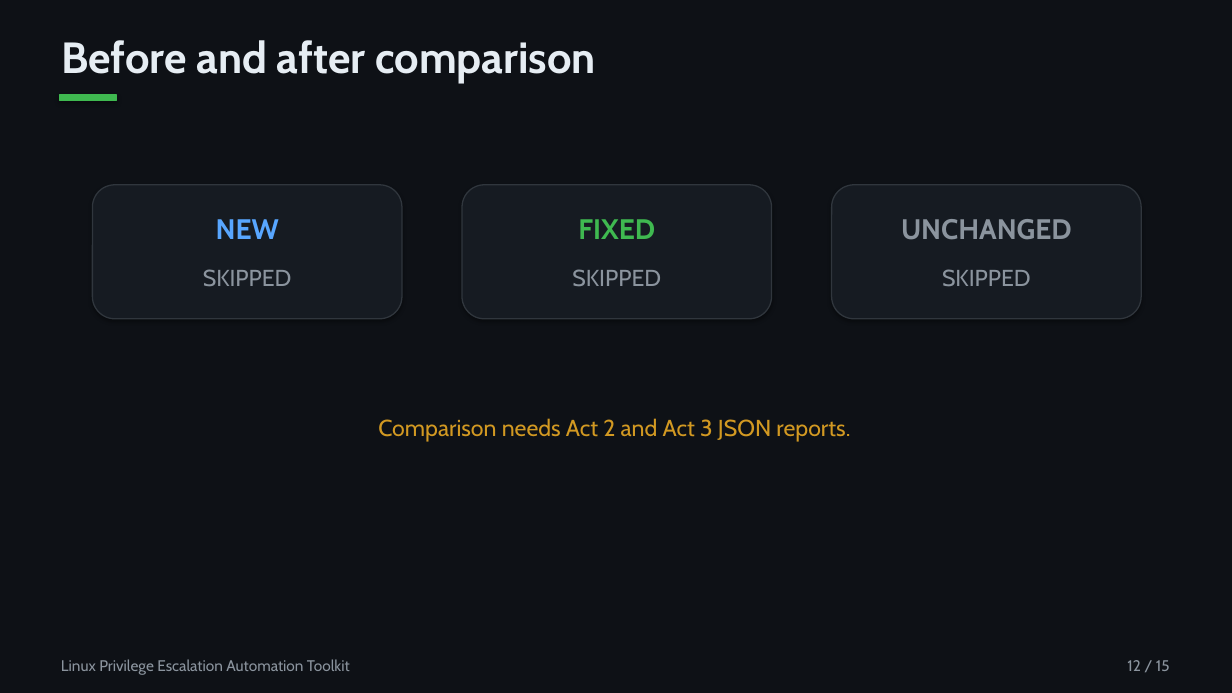
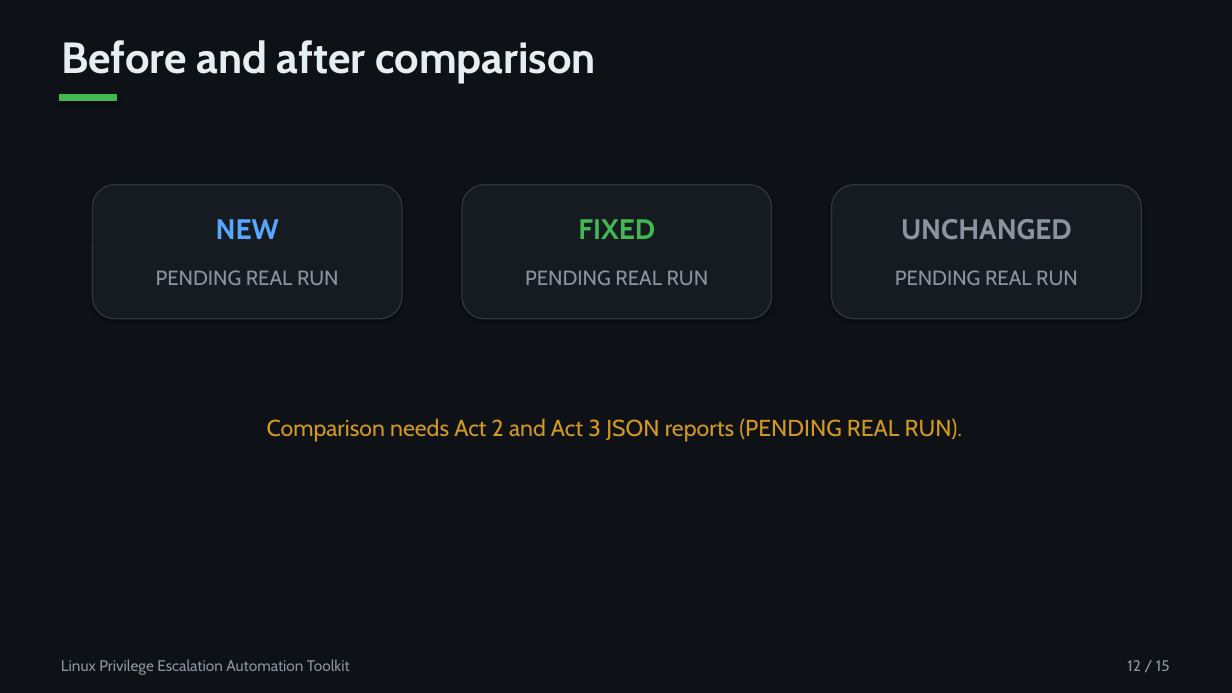
Before and after one commit to Vecesta-co/linux-privesc-toolkit, a slide deck: slide 12 of docs/Final_Presentation.pptx. Drawn at 1232x693 pixels with LibreOffice and Linux fonts; fonts in the diff are those of the drawing. Boxes give left, top, right and bottom in pixels: in the first picture for what was removed or moved away, otherwise in the second. Text is boxed around its words. In the diff, an @@ line names an element or a change of style, - is before the commit and + after.

```diff
--- a/docs/Final_Presentation.pptx
+++ b/docs/Final_Presentation.pptx
@@ text at box(156, 270, 339, 285): text changed; size 18 to 16 pt @@
-SKIPPED
+PENDING REAL RUN
@@ text at box(525, 270, 709, 285): text changed; size 18 to 16 pt @@
-SKIPPED
+PENDING REAL RUN
@@ text at box(895, 270, 1078, 285): text changed; size 18 to 16 pt @@
-SKIPPED
+PENDING REAL RUN
@@ text at box(267, 418, 962, 442): text changed @@
-Comparison needs Act 2 and Act 3 JSON reports.
+Comparison needs Act 2 and Act 3 JSON reports (PENDING REAL RUN).
```
Also in this commit, not shown: 4 other slides changed, 21 other files.
